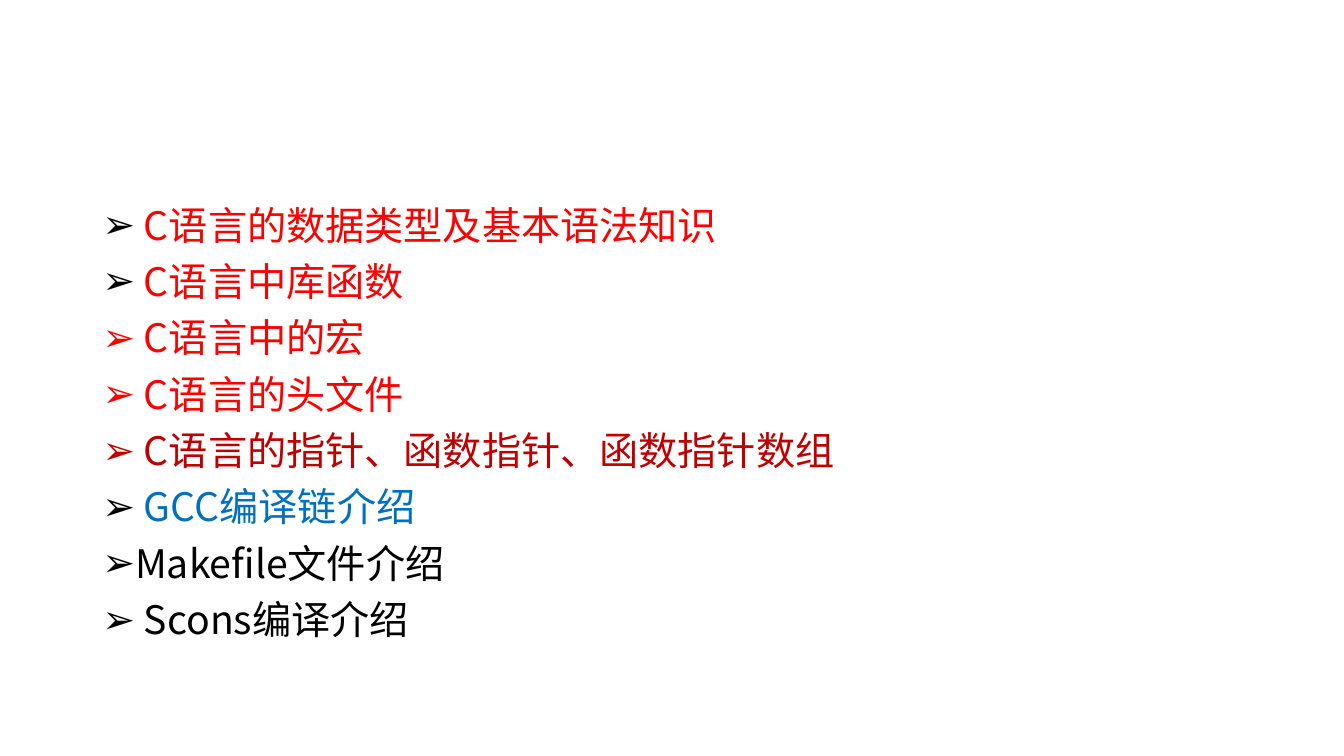
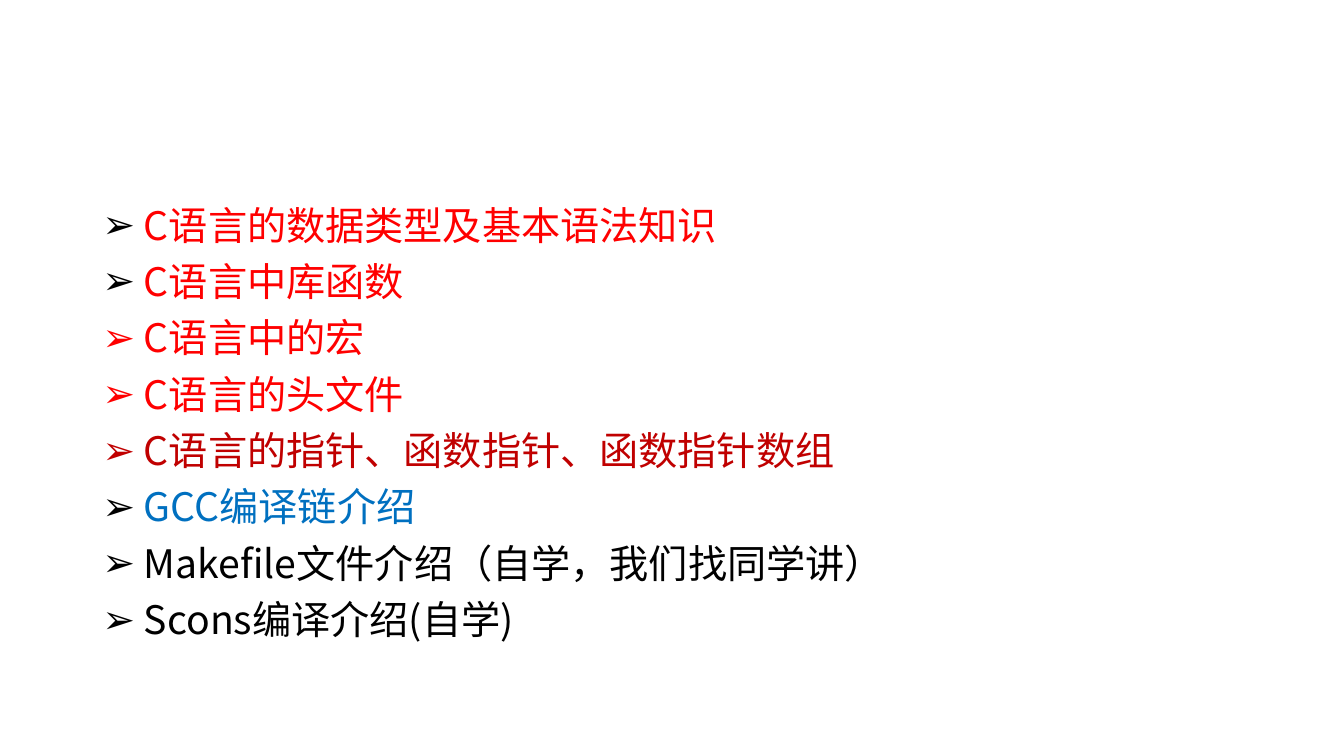
Before and after one commit to j-w-huang/embed-course, a slide deck: slide 2 of ch2/ch2-5.pptx. Drawn at 1344x756 pixels with LibreOffice and Linux fonts; fonts in the diff are those of the drawing. Boxes give left, top, right and bottom in pixels: in the first picture for what was removed or moved away, otherwise in the second. Text is boxed around its words. In the diff, an @@ line names an element or a change of style, - is before the commit and + after.

```diff
--- a/ch2/ch2-5.pptx
+++ b/ch2/ch2-5.pptx
@@ text at (144, 544, 884, 642): text changed @@
-➢ Makefile文件介绍
-➢ Scons编译介绍
+➢ Makefile文件介绍（自学，我们找同学讲）
+➢ Scons编译介绍(自学)
```
Also in this commit, not shown: 1 other file.
